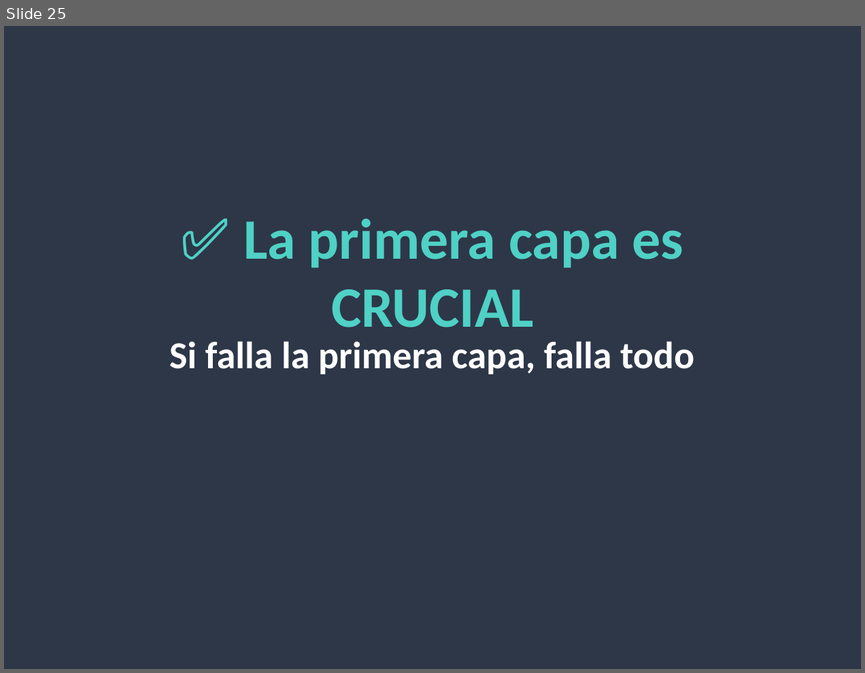
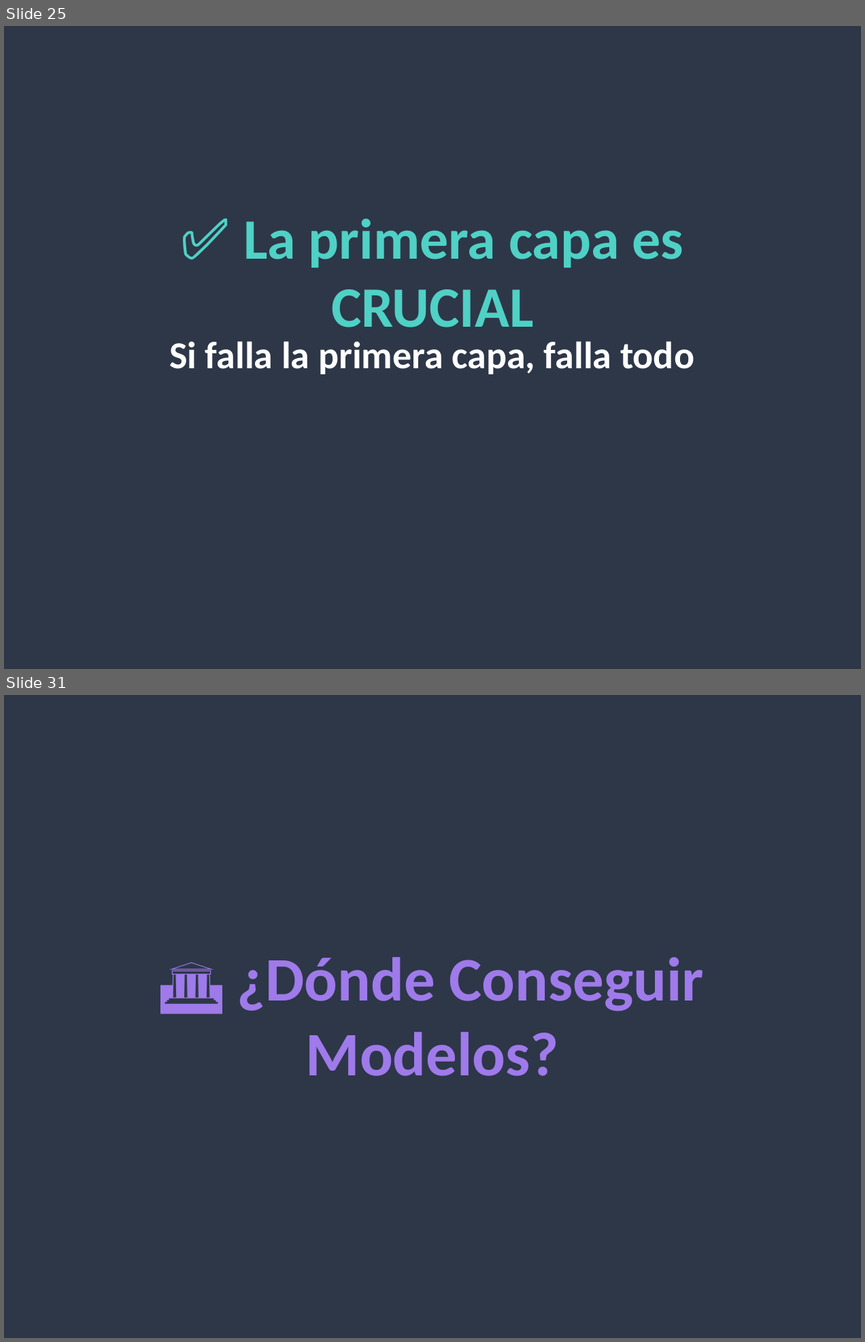
Before and after one commit to vurokrazia/vurokrazia, a slide deck: presentacion/Impresion3D_Vurokrazia_Completa.pptx. Shown one above the other, each under a label of ours: slide 25 before the commit, slides 25 and 31 after it; the slides between them are not shown. The pictures are 865x673 and 865x1342 pixels, drawn with LibreOffice and Linux fonts; fonts in the diff are those of the drawing. Boxes give left, top, right and bottom in pixels: in the first picture for what was removed or moved away, otherwise in the second. Text is boxed around its words. In the diff, an @@ line names an element or a change of style, - is before the commit and + after.

```diff
--- a/presentacion/Impresion3D_Vurokrazia_Completa.pptx
+++ b/presentacion/Impresion3D_Vurokrazia_Completa.pptx
@@ slide 31 added at bbox=[4, 695, 861, 1338], background #2D3748 @@
@@ text added at bbox=[237, 957, 703, 1076], 52 pt, text #9F7AEA, bold @@
+🏛️ ¿Dónde Conseguir Modelos?
```
Also in this commit, not shown: 44 other slides added.
